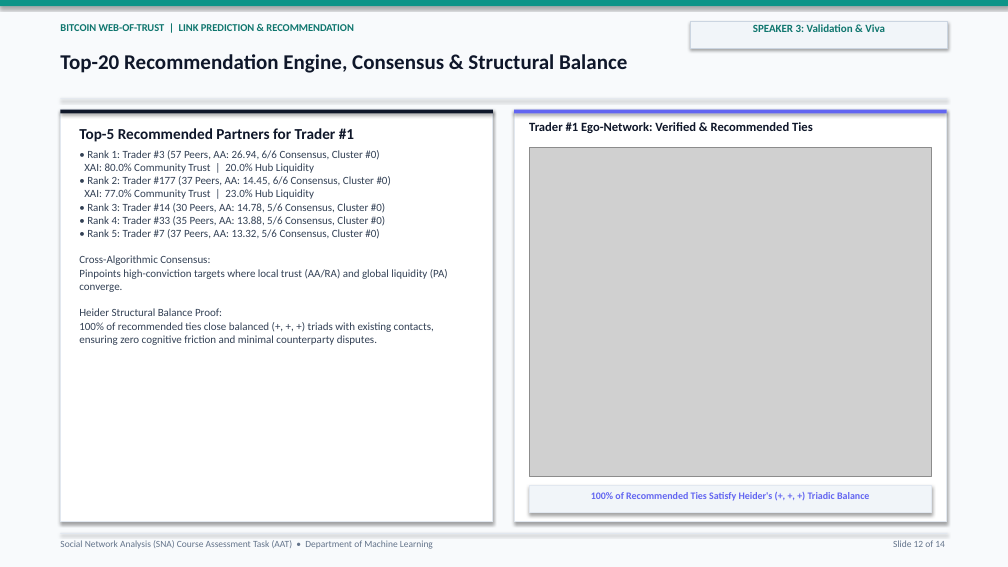
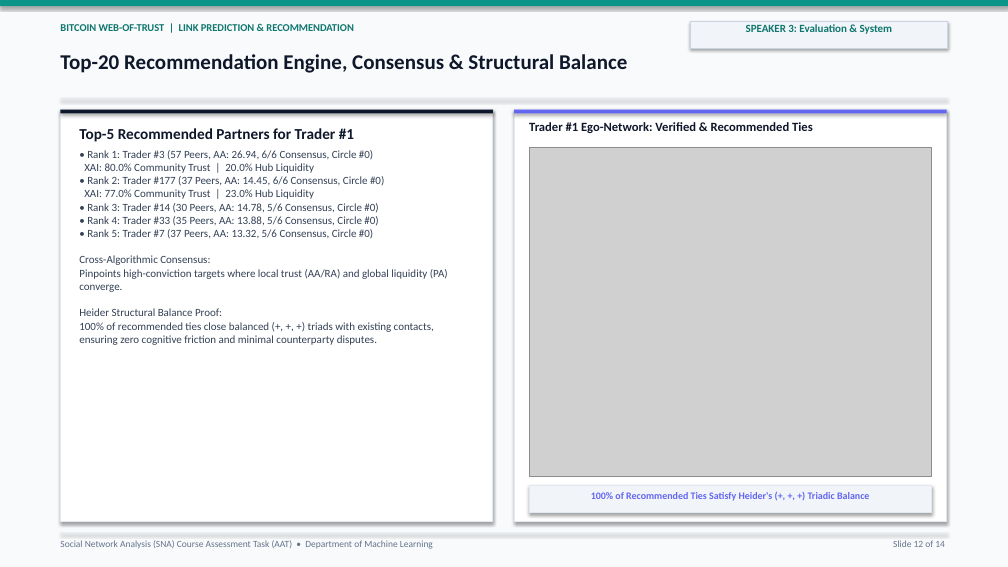
Before and after one commit to Lion4467cat/bitcoin-trust-link-prediction, a slide deck: slide 12 of slides/link_prediction_presentation.pptx. Drawn at 1008x567 pixels with LibreOffice and Linux fonts; fonts in the diff are those of the drawing; grey boxes stand for pictures. Boxes give left, top, right and bottom in pixels: in the first picture for what was removed or moved away, otherwise in the second. Text is boxed around its words. In the diff, an @@ line names an element or a change of style, - is before the commit and + after.

Commit message:
Complete Bitcoin Trust Link Prediction project, 8-page report, 14-slide deck, 6-page study guide, and Windows compatibility

```diff
--- a/slides/link_prediction_presentation.pptx
+++ b/slides/link_prediction_presentation.pptx
@@ text at bbox=[746, 24, 892, 34]: text changed @@
-SPEAKER 3: Validation & Viva
+SPEAKER 3: Evaluation & System
@@ text at bbox=[79, 150, 448, 345]: text changed @@
-• Rank 1: Trader #3 (57 Peers, AA: 26.94, 6/6 Consensus, Cluster #0)
-XAI: 80.0% Community Trust | 20.0% Hub Liquidity
-• Rank 2: Trader #177 (37 Peers, AA: 14.45, 6/6 Consensus, Cluster #0)
-XAI: 77.0% Community Trust | 23.0% Hub Liquidity
-• Rank 3: Trader #14 (30 Peers, AA: 14.78, 5/6 Consensus, Cluster #0)
-• Rank 4: Trader #33 (35 Peers, AA: 13.88, 5/6 Consensus, Cluster #0)
-• Rank 5: Trader #7 (37 Peers, AA: 13.32, 5/6 Consensus, Cluster #0)
-Cross-Algorithmic Consensus:
-Pinpoints high-conviction targets where local trust (AA/RA) and global liquidity (PA) converge.
-Heider Structural Balance Proof:
-100% of recommended ties close balanced (+, +, +) triads with existing contacts, ensuring zero cognitive friction and minimal counterparty disputes.
+• Rank 1: Trader #3 (57 Peers, AA: 26.94, 6/6 Consensus, Circle #0)
+XAI: 80.0% Community Trust | 20.0% Hub Liquidity
+• Rank 2: Trader #177 (37 Peers, AA: 14.45, 6/6 Consensus, Circle #0)
+XAI: 77.0% Community Trust | 23.0% Hub Liquidity
+• Rank 3: Trader #14 (30 Peers, AA: 14.78, 5/6 Consensus, Circle #0)
+• Rank 4: Trader #33 (35 Peers, AA: 13.88, 5/6 Consensus, Circle #0)
+• Rank 5: Trader #7 (37 Peers, AA: 13.32, 5/6 Consensus, Circle #0)
+Cross-Algorithmic Consensus:
+Pinpoints high-conviction targets where local trust (AA/RA) and global liquidity (PA) converge.
+Heider Structural Balance Proof:
+100% of recommended ties close balanced (+, +, +) triads with existing contacts, ensuring zero cognitive friction and minimal counterparty disputes.
```
Also in this commit, not shown: 5 other slides changed, 1 slide added, 1 slide removed, 20 other files.
